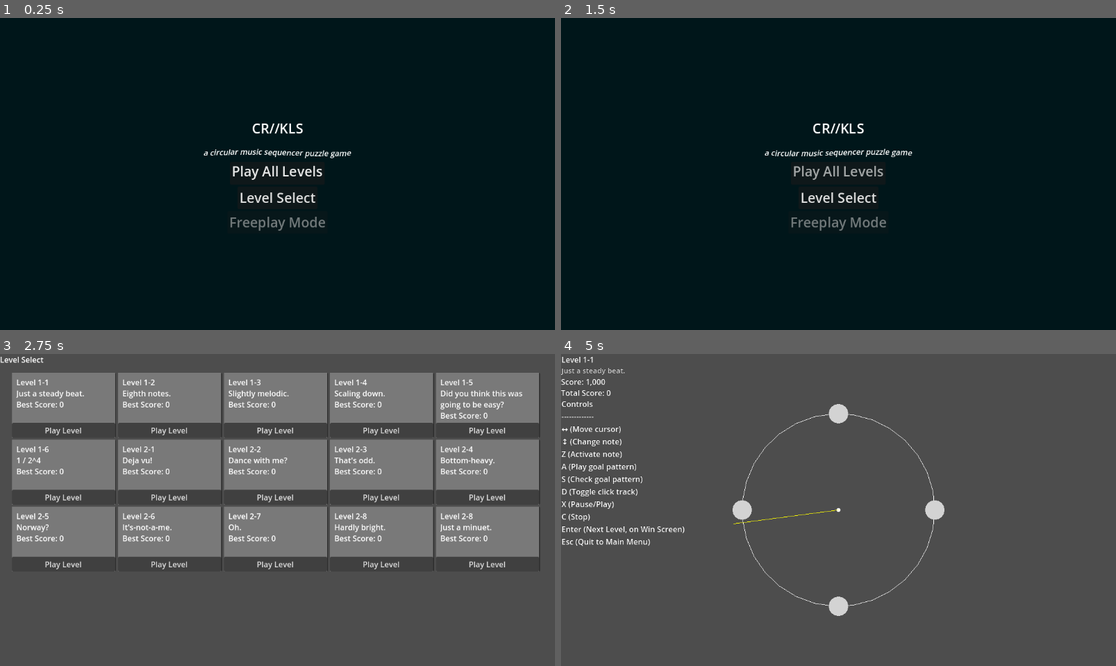
Above: before the commit, frames 1-4 (two rows, left to right).
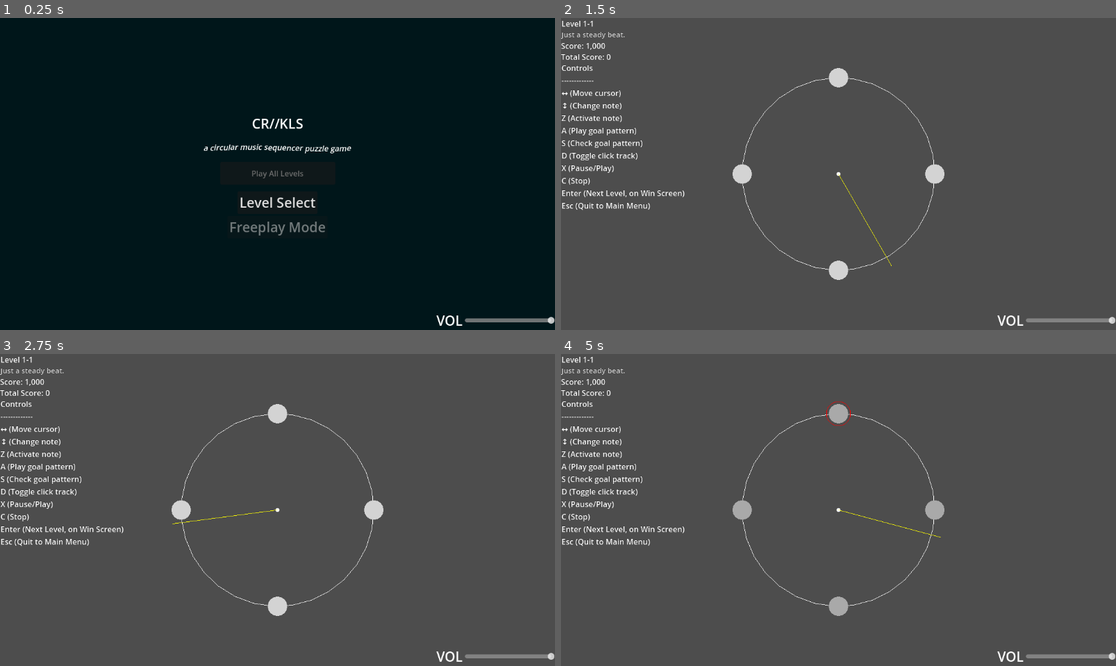
Above: after the commit, the same moments.

Repository: BurnsAndy/gmtk2025
Game: Godot game, scene res://scenes/main_menu.tscn
The game is run twice, just before and just after one commit, with the same random seed, the same clock (stepped at 60 frames per second) and the same inputs.
Inputs (mouse positions are in pixels of both pictures, inside the frame that each line leads up to):
- Up to frame 1 (0.25 s): no input
- Up to frame 2 (1.5 s): click (838, 174) at 0.5 s; click (838, 174) at 1.25 s, where only the run before the commit has a clickable "[pulse freq=1.0 color=#ffffff…"
- Up to frame 3 (2.75 s): click (277, 534) at 2 s, where only the run before the commit has a clickable "Level Select"
- Up to frame 4 (5 s): click (622, 428) at 2.75 s, where only the run before the commit has a clickable "Play Level"; tap Enter at 3.5, 3.6 s; hold Right 3.53-4.28 s; hold Down from 4.28 s (still down); tap Shift at 4.35 s

The runs differ from the first frame. In frame 1, 2.1% of the frame differs, in the area x 36-100%, y 32-99%; in frame 2, 100%, in the area x 0-100%, y 0-100%; in frame 3, 47%; in frame 4, 1.1%.

Commit message:
added a volume slider because this game is very loud

Diff:
--- /dev/null
+++ b/default_bus_layout.tres
@@ -0,0 +1,17 @@
+[gd_resource type="AudioBusLayout" load_steps=3 format=3 uid="uid://d2ca3vqdjvsob"]
+
+[sub_resource type="AudioEffectReverb" id="AudioEffectReverb_j3pel"]
+resource_name = "Reverb"
+room_size = 0.25
+damping = 0.69
+wet = 0.26
+
+[sub_resource type="AudioEffectLimiter" id="AudioEffectLimiter_j3pel"]
+resource_name = "Limiter"
+
+[resource]
+bus/0/volume_db = -4.76812
+bus/0/effect/0/effect = SubResource("AudioEffectReverb_j3pel")
+bus/0/effect/0/enabled = true
+bus/0/effect/1/effect = SubResource("AudioEffectLimiter_j3pel")
+bus/0/effect/1/enabled = true
--- a/project.godot
+++ b/project.godot
@@ -20,6 +20,7 @@
 [autoload]
 
 ScoreManager="*res://scripts/classes/managers/score_manager.gd"
+SettingsManager="*res://scripts/classes/managers/settings_manager.gd"
 
 [display]
 
--- a/scenes/main_menu.tscn
+++ b/scenes/main_menu.tscn
@@ -18,6 +18,7 @@
 [ext_resource type="Resource" uid="uid://fo5md1sgj0u2" path="res://levels/level_2_6.tres" id="14_a8gd2"]
 [ext_resource type="Resource" uid="uid://bj4ikhdkiqcna" path="res://levels/level_2_7.tres" id="15_hstxw"]
 [ext_resource type="Resource" uid="uid://baq6lpxn2soy0" path="res://levels/level_2_8.tres" id="16_8egab"]
+[ext_resource type="PackedScene" uid="uid://duqnwl4lwb5fn" path="res://scenes/volume_slider.tscn" id="18_hstxw"]
 
 [sub_resource type="Resource" id="Resource_gw5y6"]
 script = ExtResource("10_lgwnu")
@@ -62,8 +63,17 @@
 
 [node name="ColorRect" type="ColorRect" parent="MainMenuUI"]
 layout_mode = 1
-offset_right = 1152.0
-offset_bottom = 648.0
+anchors_preset = 8
+anchor_left = 0.5
+anchor_top = 0.5
+anchor_right = 0.5
+anchor_bottom = 0.5
+offset_left = -576.0
+offset_top = -324.0
+offset_right = 576.0
+offset_bottom = 324.0
+grow_horizontal = 2
+grow_vertical = 2
 color = Color(0.000367875, 0.0877424, 0.102399, 1)
 
 [node name="BoxContainer" type="BoxContainer" parent="MainMenuUI"]
@@ -92,23 +102,48 @@
 horizontal_alignment = 1
 vertical_alignment = 1
 
-[node name="PlayAllLevelsButton" type="Button" parent="MainMenuUI/BoxContainer"]
+[node name="Control" type="Control" parent="MainMenuUI/BoxContainer"]
+custom_minimum_size = Vector2(0, 67.95)
 layout_mode = 2
-size_flags_horizontal = 4
-size_flags_vertical = 4
-theme = ExtResource("6_rtw2f")
-text = "                           "
 
-[node name="RichTextLabel" type="RichTextLabel" parent="MainMenuUI/BoxContainer/PlayAllLevelsButton"]
-layout_mode = 0
-offset_right = 196.0
-offset_bottom = 40.0
+[node name="RichTextLabel" type="RichTextLabel" parent="MainMenuUI/BoxContainer/Control"]
+custom_minimum_size = Vector2(0, 30.585)
+layout_mode = 1
+anchors_preset = 14
+anchor_top = 0.5
+anchor_right = 1.0
+anchor_bottom = 0.5
+offset_top = -11.5
+offset_bottom = 11.5
+grow_horizontal = 2
+grow_vertical = 2
 bbcode_enabled = true
 text = "[pulse freq=1.0 color=#ffffff40 ease=-2.0]Play All Levels[/pulse]"
 fit_content = true
 scroll_active = false
+shortcut_keys_enabled = false
 horizontal_alignment = 1
 vertical_alignment = 1
+deselect_on_focus_loss_enabled = false
+drag_and_drop_selection_enabled = false
+
+[node name="PlayAllLevelsButton" type="Button" parent="MainMenuUI/BoxContainer/Control"]
+layout_mode = 1
+anchors_preset = 8
+anchor_left = 0.5
+anchor_top = 0.5
+anchor_right = 0.5
+anchor_bottom = 0.5
+offset_left = -119.5
+offset_top = -23.5
+offset_right = 119.5
+offset_bottom = 23.5
+grow_horizontal = 2
+grow_vertical = 2
+size_flags_horizontal = 4
+size_flags_vertical = 4
+theme = ExtResource("6_rtw2f")
+text = "                                 "
 
 [node name="LevelSelectButton" type="Button" parent="MainMenuUI/BoxContainer"]
 layout_mode = 2
@@ -124,3 +159,17 @@
 theme = ExtResource("6_rtw2f")
 disabled = true
 text = "Freeplay Mode"
+
+[node name="VolumeSlider" parent="MainMenuUI" instance=ExtResource("18_hstxw")]
+layout_mode = 1
+anchors_preset = 3
+anchor_left = 1.0
+anchor_top = 1.0
+anchor_right = 1.0
+anchor_bottom = 1.0
+offset_left = -246.0
+offset_top = -39.0
+offset_right = 0.0
+offset_bottom = 0.0
+grow_horizontal = 0
+grow_vertical = 0
--- a/scenes/puzzle_level_scene.tscn
+++ b/scenes/puzzle_level_scene.tscn
@@ -15,6 +15,7 @@
 [ext_resource type="Script" uid="uid://hd1dahd1lpfr" path="res://scripts/classes/confetti_emitter.gd" id="10_dagly"]
 [ext_resource type="Resource" uid="uid://be4sk7totaj65" path="res://assets/audio/samples/instr2/instr2_audio_library.tres" id="10_vjcl8"]
 [ext_resource type="Resource" uid="uid://w1vaeb5vc4mo" path="res://assets/audio/samples/instr3/instr1_audio_library.tres" id="11_e03pu"]
+[ext_resource type="PackedScene" uid="uid://duqnwl4lwb5fn" path="res://scenes/volume_slider.tscn" id="14_mvy5p"]
 
 [sub_resource type="Resource" id="Resource_pi3p7"]
 script = ExtResource("6_nq7dn")
@@ -98,8 +99,11 @@
 audio_library = ExtResource("11_e03pu")
 
 [node name="PuzzleUI" type="Control" parent="."]
+custom_minimum_size = Vector2(1152, 648)
 layout_mode = 3
 anchors_preset = 0
+offset_right = 1152.0
+offset_bottom = 648.0
 script = ExtResource("7_mvy5p")
 
 [node name="LevelNameLabel" type="Label" parent="PuzzleUI"]
@@ -175,6 +179,14 @@
 vertical_alignment = 1
 uppercase = true
 
+[node name="VolumeSlider" parent="PuzzleUI" instance=ExtResource("14_mvy5p")]
+layout_mode = 1
+anchors_preset = 3
+anchor_left = 1.0
+anchor_top = 1.0
+grow_horizontal = 0
+grow_vertical = 0
+
 [node name="ConfettiEmitter" type="GPUParticles2D" parent="."]
 position = Vector2(564, 151)
 emitting = false
--- /dev/null
+++ b/scenes/volume_slider.tscn
@@ -0,0 +1,24 @@
+[gd_scene load_steps=3 format=3 uid="uid://duqnwl4lwb5fn"]
+
+[ext_resource type="Theme" uid="uid://cbatwpb6ydnvr" path="res://assets/main_menu_theme.tres" id="1_1snrh"]
+[ext_resource type="Script" uid="uid://wlghdad01bc7" path="res://scripts/classes/ui/volume_slider.gd" id="2_4v2uo"]
+
+[node name="VolumeSlider" type="HBoxContainer"]
+offset_right = 246.0
+offset_bottom = 39.0
+size_flags_vertical = 4
+alignment = 1
+
+[node name="Label" type="Label" parent="."]
+layout_mode = 2
+theme = ExtResource("1_1snrh")
+text = "VOL"
+
+[node name="HSlider" type="HSlider" parent="."]
+custom_minimum_size = Vector2(187.25, 0)
+layout_mode = 2
+size_flags_horizontal = 8
+size_flags_vertical = 4
+focus_mode = 0
+value = 50.0
+script = ExtResource("2_4v2uo")
--- /dev/null
+++ b/scripts/classes/managers/settings_manager.gd
@@ -0,0 +1,32 @@
+extends Node
+
+const SAVE_FILE = "user://settings.cfg"
+const MAX_VOL: float = 0.6 #game is loud as fuck, setting max volume
+var config = ConfigFile.new()
+
+func _ready():
+	load_settings()
+	apply_volume()
+
+func load_settings():
+	var err = config.load(SAVE_FILE)
+	if err != OK:
+		print("No existing settings file found. Using defaults.")
+		return
+
+func save_settings():
+	config.save(SAVE_FILE)
+
+func set_master_volume(value: float):
+	var adjusted_value = (MAX_VOL * value) / 100
+	var volume_db = linear_to_db(adjusted_value)
+	prints("adjusting vol to ", (adjusted_value*100), "%, ", volume_db, "db")
+	AudioServer.set_bus_volume_db(0, volume_db)
+	config.set_value("audio", "master_volume", value)
+	save_settings()
+
+func get_master_volume() -> float:
+	return config.get_value("audio", "master_volume", 100.0)
+
+func apply_volume():
+	set_master_volume(get_master_volume())
--- /dev/null
+++ b/scripts/classes/ui/volume_slider.gd
@@ -0,0 +1,13 @@
+extends HSlider
+
+func _ready():
+	min_value = 0
+	max_value = 100
+	step = 1
+	value = SettingsManager.get_master_volume()
+	print("slider says", value)
+	value_changed.connect(_on_value_changed)
+
+func _on_value_changed(new_value: float):
+	print("slider now says", new_value)
+	SettingsManager.set_master_volume(new_value)
--- a/scripts/main_menu.gd
+++ b/scripts/main_menu.gd
@@ -1,5 +1,5 @@
 extends Node
-@onready var PlayAllLevelsButton = $MainMenuUI/BoxContainer/PlayAllLevelsButton
+@onready var PlayAllLevelsButton = $MainMenuUI/BoxContainer/Control/PlayAllLevelsButton
 @onready var FreeplayModeButton = $MainMenuUI/BoxContainer/FreeplayModeButton
 @onready var LevelSelectButton = $MainMenuUI/BoxContainer/LevelSelectButton
 @export var all_levels: Array[PuzzleLevel]
Not shown, added: export_presets.cfg
Not shown: 1 places in scenes/main_menu.tscn that only renumber resources
Not shown: 1 places in scenes/puzzle_level_scene.tscn that only renumber resources
Not shown, added: scripts/classes/managers/settings_manager.gd.uid
Not shown, added: scripts/classes/ui/volume_slider.gd.uid
